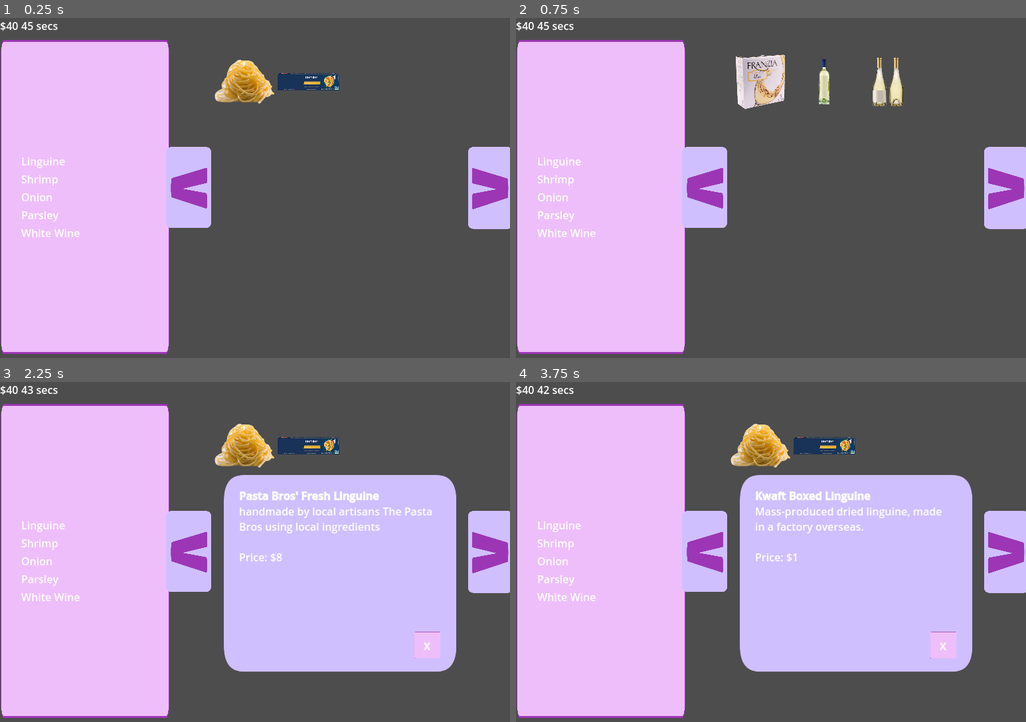
Above: before the commit, frames 1-4 (two rows, left to right).
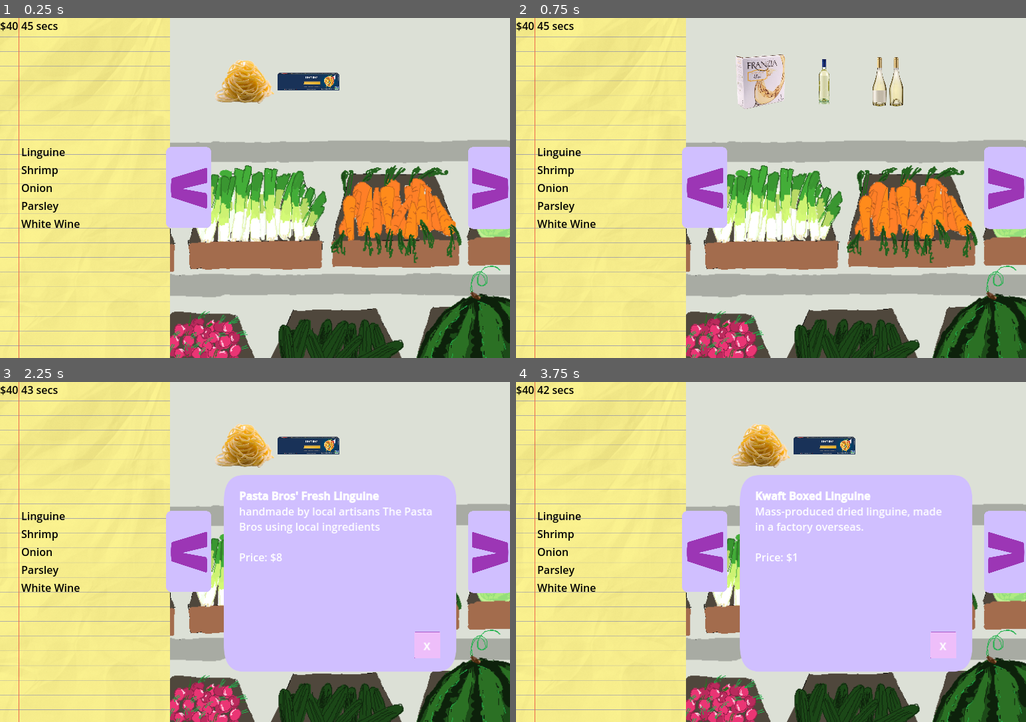
Above: after the commit, the same moments.

Repository: suaviloquence/green-hearts
Game: Godot game, scene res://ShoppingMinigame.tscn
Same seed, same stepped clock (60 frames per second), same inputs: the game is played once before the commit and once after it. This scene is started directly instead of the project's main scene.
Inputs (mouse positions are in pixels of both pictures, inside the frame that each line leads up to):
- Up to frame 1 (0.25 s): no input
- Up to frame 2 (0.75 s): tap Enter at 0.5 s; move the mouse to (709, 188) at 0.52 s; press the mouse at (709, 188) at 0.53 s
- Up to frame 3 (2.25 s): tap Space at 1.25 s; move the mouse to (489, 552) at 1.27 s; release the mouse at (489, 552) at 1.28 s; click (489, 552) at 1.35 s; tap Enter at 2 s; move the mouse to (244, 446) at 2.02 s; press the mouse at (244, 446) at 2.03 s
- Up to frame 4 (3.75 s): release the mouse at (760, 446) at 2.75 s; click "x" at 2.75 s; tap Space at 3.5 s; move the mouse to (822, 446) at 3.52 s; click (822, 446) at 3.6 s

The runs differ from the first frame. In frame 1, 92% of the frame differs, in the area x 0-100%, y 0-100%; in frame 2, 91%; in frame 3, 66%; in frame 4, 66%.

Commit message:
use ambers thangs

Diff:
--- a/ShoppingMinigame.tscn
+++ b/ShoppingMinigame.tscn
@@ -1,8 +1,10 @@
-[gd_scene load_steps=21 format=3 uid="uid://c5hr6qo0pxro1"]
+[gd_scene load_steps=23 format=3 uid="uid://c5hr6qo0pxro1"]
 
 [ext_resource type="Script" path="res://shopping_minigame.gd" id="1_37vvi"]
 [ext_resource type="Texture2D" uid="uid://c76xv3x37dedt" path="res://box.png" id="1_cldpa"]
+[ext_resource type="Texture2D" uid="uid://bhr2fa02112v6" path="res://GROCERY.png" id="2_f4lvi"]
 [ext_resource type="Texture2D" uid="uid://oqjgjqomqrtj" path="res://down.png" id="3_6sf34"]
+[ext_resource type="Texture2D" uid="uid://desxbtcggx6eb" path="res://paper.png" id="3_kwki4"]
 [ext_resource type="Texture2D" uid="uid://cwf8ifhagmt8c" path="res://button.png" id="4_0ic51"]
 [ext_resource type="Texture2D" uid="uid://t34ssocwril1" path="res://store/linguine nest.png" id="4_1af4t"]
 [ext_resource type="Texture2D" uid="uid://c0k1uvvwk5b0v" path="res://store/bag onion.png" id="4_tmyxy"]
@@ -28,26 +30,37 @@
 [node name="ShoppingMinigame" type="Node2D"]
 script = ExtResource("1_37vvi")
 
+[node name="TextureRect" type="TextureRect" parent="."]
+offset_left = 256.0
+offset_right = 768.0
+offset_bottom = 512.0
+texture = ExtResource("2_f4lvi")
+expand_mode = 1
+stretch_mode = 6
+
 [node name="VBoxContainer" type="VBoxContainer" parent="."]
 offset_right = 256.0
 offset_bottom = 512.0
 
-[node name="HBoxContainer" type="HBoxContainer" parent="VBoxContainer"]
-layout_mode = 2
-
-[node name="Money" type="Label" parent="VBoxContainer/HBoxContainer"]
-layout_mode = 2
+[node name="TextureRect" type="TextureRect" parent="VBoxContainer"]
+layout_mode = 2
+size_flags_vertical = 3
+texture = ExtResource("3_kwki4")
+expand_mode = 1
+
+[node name="HBoxContainer" type="HBoxContainer" parent="VBoxContainer/TextureRect"]
+offset_right = 79.0
+offset_bottom = 23.0
+
+[node name="Money" type="Label" parent="VBoxContainer/TextureRect/HBoxContainer"]
+layout_mode = 2
+theme_override_colors/font_color = Color(0, 0, 0, 1)
 text = "$50"
 
-[node name="Time" type="Label" parent="VBoxContainer/HBoxContainer"]
-layout_mode = 2
+[node name="Time" type="Label" parent="VBoxContainer/TextureRect/HBoxContainer"]
+layout_mode = 2
+theme_override_colors/font_color = Color(0, 0, 0, 1)
 text = "0 secs"
-
-[node name="TextureRect" type="TextureRect" parent="VBoxContainer"]
-layout_mode = 2
-size_flags_vertical = 3
-texture = ExtResource("1_cldpa")
-expand_mode = 1
 
 [node name="MarginContainer" type="MarginContainer" parent="VBoxContainer/TextureRect"]
 layout_mode = 1
@@ -67,24 +80,28 @@
 
 [node name="Linguine" type="RichTextLabel" parent="VBoxContainer/TextureRect/MarginContainer/VBoxContainer"]
 layout_mode = 2
+theme_override_colors/default_color = Color(0, 0, 0, 1)
 bbcode_enabled = true
 text = "meow meow meow meow meow "
 fit_content = true
 
 [node name="Shrimp" type="RichTextLabel" parent="VBoxContainer/TextureRect/MarginContainer/VBoxContainer"]
 layout_mode = 2
+theme_override_colors/default_color = Color(0, 0, 0, 1)
 bbcode_enabled = true
 text = "Shrimp"
 fit_content = true
 
 [node name="Onion" type="RichTextLabel" parent="VBoxContainer/TextureRect/MarginContainer/VBoxContainer"]
 layout_mode = 2
+theme_override_colors/default_color = Color(0, 0, 0, 1)
 bbcode_enabled = true
 text = "Onion"
 fit_content = true
 
 [node name="Parsley" type="RichTextLabel" parent="VBoxContainer/TextureRect/MarginContainer/VBoxContainer"]
 layout_mode = 2
+theme_override_colors/default_color = Color(0, 0, 0, 1)
 bbcode_enabled = true
 text = "Parsley"
 fit_content = true
@@ -92,6 +109,7 @@
 
 [node name="White Wine" type="RichTextLabel" parent="VBoxContainer/TextureRect/MarginContainer/VBoxContainer"]
 layout_mode = 2
+theme_override_colors/default_color = Color(0, 0, 0, 1)
 bbcode_enabled = true
 text = "White Wine"
 fit_content = true
--- a/shopping_minigame.gd
+++ b/shopping_minigame.gd
@@ -111,7 +111,7 @@
 
 
 func _ready():
-	$VBoxContainer/HBoxContainer/Time.text = "%d secs" % [ceili(time)];
+	$VBoxContainer/TextureRect/HBoxContainer/Time.text = "%d secs" % [ceili(time)];
 	redraw()
 
 func stop():
@@ -132,10 +132,10 @@
 	if time <= 0:
 		stop()
 	elif ceili(time + delta) != ceili(time):
-		$VBoxContainer/HBoxContainer/Time.text = "%d secs" % [ceili(time)];
+		$VBoxContainer/TextureRect/HBoxContainer/Time.text = "%d secs" % [ceili(time)];
 
 func redraw():
-	$VBoxContainer/HBoxContainer/Money.text = "$%d" % [money]
+	$VBoxContainer/TextureRect/HBoxContainer/Money.text = "$%d" % [money]
 
 	if cart.values().all(func(x): return x != null):
 		$Finish.show()
--- a/sorting_game.tscn
+++ b/sorting_game.tscn
@@ -1,7 +1,8 @@
-[gd_scene load_steps=12 format=3 uid="uid://dmji0qqnyepe1"]
+[gd_scene load_steps=13 format=3 uid="uid://dmji0qqnyepe1"]
 
 [ext_resource type="Script" path="res://sorting_game.gd" id="1_jlal8"]
 [ext_resource type="Texture2D" uid="uid://dnat0xj3japj8" path="res://icon.svg" id="1_ut0su"]
+[ext_resource type="Texture2D" uid="uid://fe03u1khdf43" path="res://TRASH_GRASS.png" id="2_u165f"]
 [ext_resource type="PackedScene" uid="uid://dlosdkxh0gulo" path="res://trash_thang.tscn" id="3_fgf41"]
 [ext_resource type="Texture2D" uid="uid://dadmubkmwjgvr" path="res://trash/forkce.png" id="4_yjqfe"]
 [ext_resource type="Texture2D" uid="uid://cwf8ifhagmt8c" path="res://button.png" id="5_8od6x"]
@@ -16,6 +17,12 @@
 
 [node name="SortingGame" type="Node2D"]
 script = ExtResource("1_jlal8")
+
+[node name="TextureRect2" type="TextureRect" parent="."]
+offset_right = 768.0
+offset_bottom = 512.0
+texture = ExtResource("2_u165f")
+expand_mode = 1
 
 [node name="Trash" type="Area2D" parent="."]
 position = Vector2(128, 128)
Binary file added: GROCERY.png
Not shown, added: GROCERY.png.import
Binary file added: TRASH_GRASS.png
Not shown, added: TRASH_GRASS.png.import
Binary file added: paper.png
Not shown, added: paper.png.import
